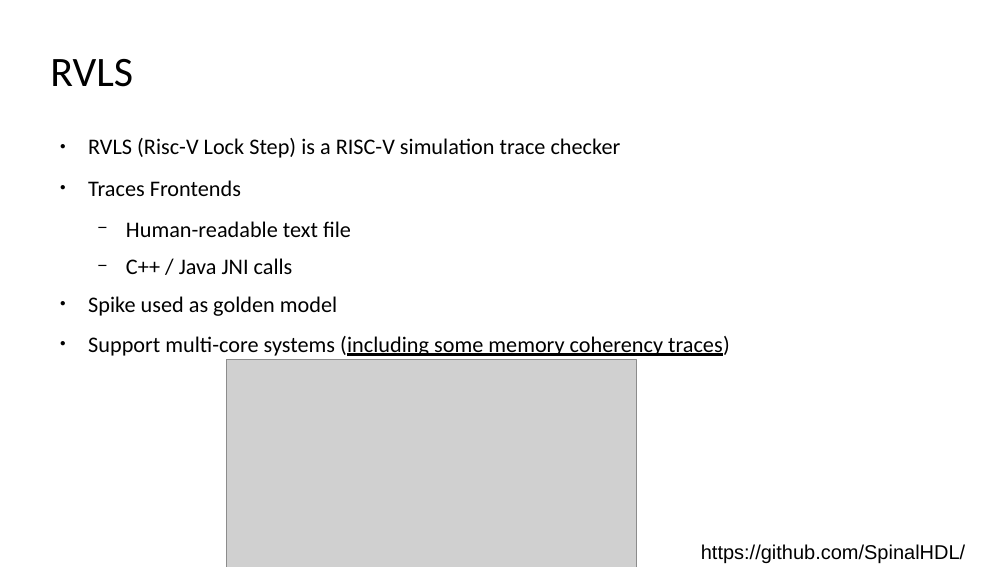
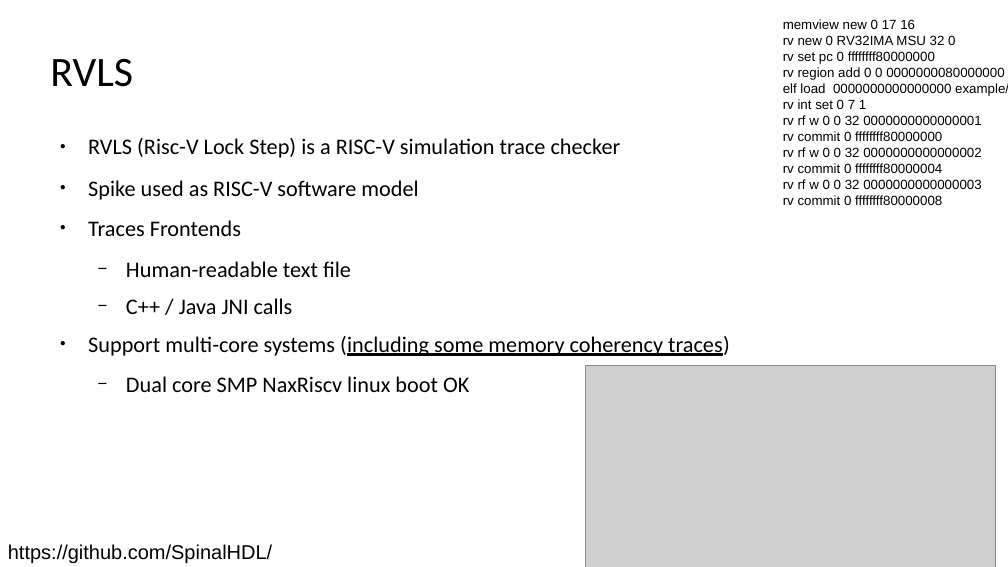
Before and after one commit to SpinalHDL/SpinalDoc, a slide deck: slide 11 of presentation/en/orconf_150923/orconf_150923.odp. Drawn at 1008x567 pixels with LibreOffice and Linux fonts; fonts in the diff are those of the drawing; grey boxes stand for pictures. Boxes give left, top, right and bottom in pixels: in the first picture for what was removed or moved away, otherwise in the second. Text is boxed around its words. In the diff, an @@ line names an element or a change of style, - is before the commit and + after.

```diff
--- a/presentation/en/orconf_150923/orconf_150923.odp
+++ b/presentation/en/orconf_150923/orconf_150923.odp
@@ text added at (783,19,1008,205), 12 pt, text #000000 @@
+memview new 0 17 16
+rv new 0 RV32IMA MSU 32 0
+rv set pc 0 ffffffff80000000
+rv region add 0 0 0000000080000000 0000000080000000
+elf load 0000000000000000 example/simple/simple.elf
+rv int set 0 7 1
+rv rf w 0 0 32 0000000000000001
+rv commit 0 ffffffff80000000
+rv rf w 0 0 32 0000000000000002
+rv commit 0 ffffffff80000004
+rv rf w 0 0 32 0000000000000003
+rv commit 0 ffffffff80000008
@@ text at (88,180,418,200): paragraph added @@
+● Spike used as RISC-V software model
@@ text at (88,296,337,316): paragraph removed @@
-● Spike used as golden model
@@ text at (126,376,469,392): paragraph added @@
+  − Dual core SMP NaxRiscv linux boot OK
@@ picture: place and size @@
-picture at (226,359,636,567)
+picture at (586,366,995,567)
@@ text "https://github.com/SpinalHDL/rvls": place and size @@
-text "https://github.com/SpinalHDL/rvls" at (701,544,965,563)
+text "https://github.com/SpinalHDL/rvls" at (8,544,272,563)
```
Also in this commit, not shown: 5 other slides changed, 2 slides added, 2 slides removed, 2 other files.
